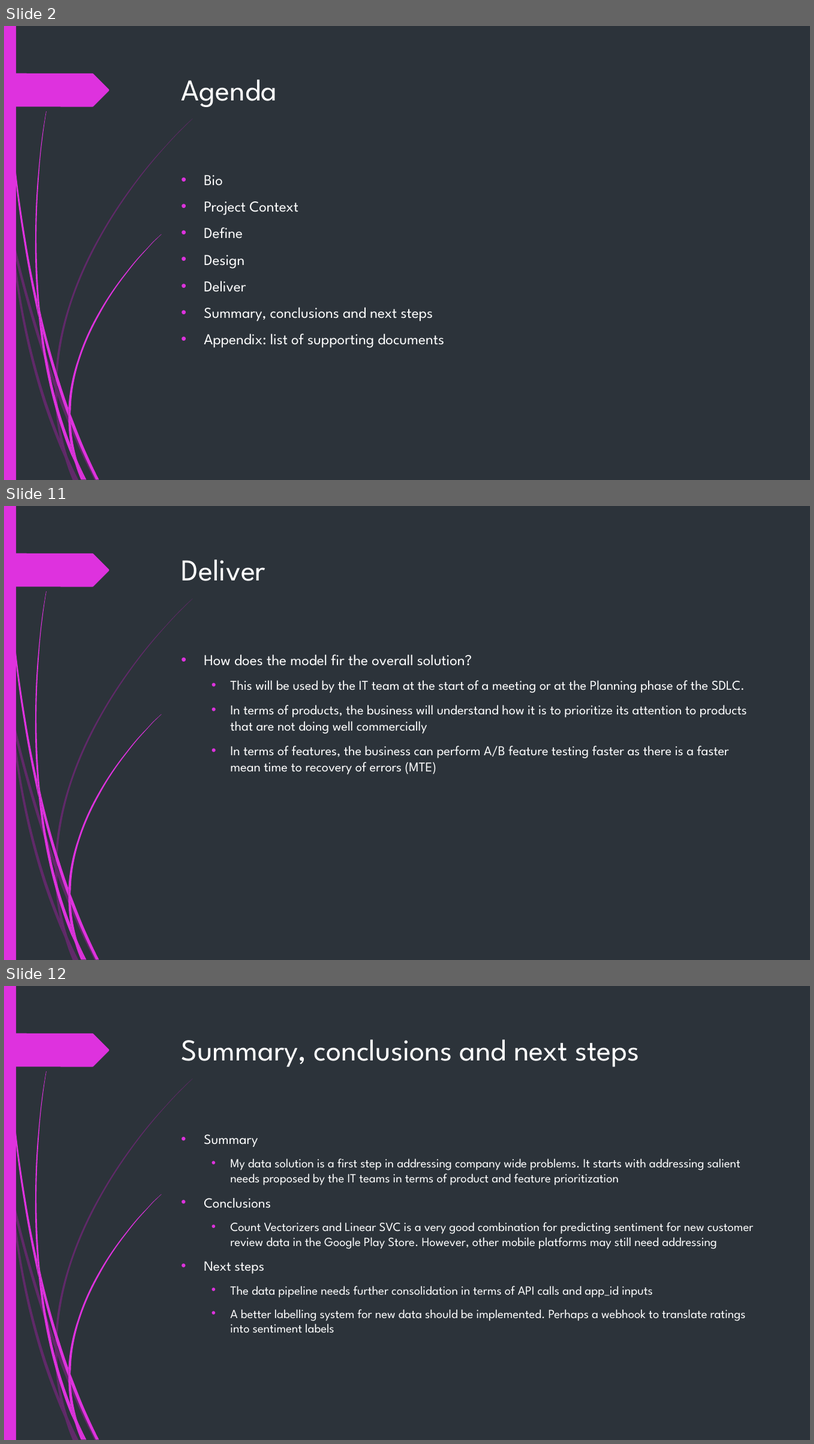
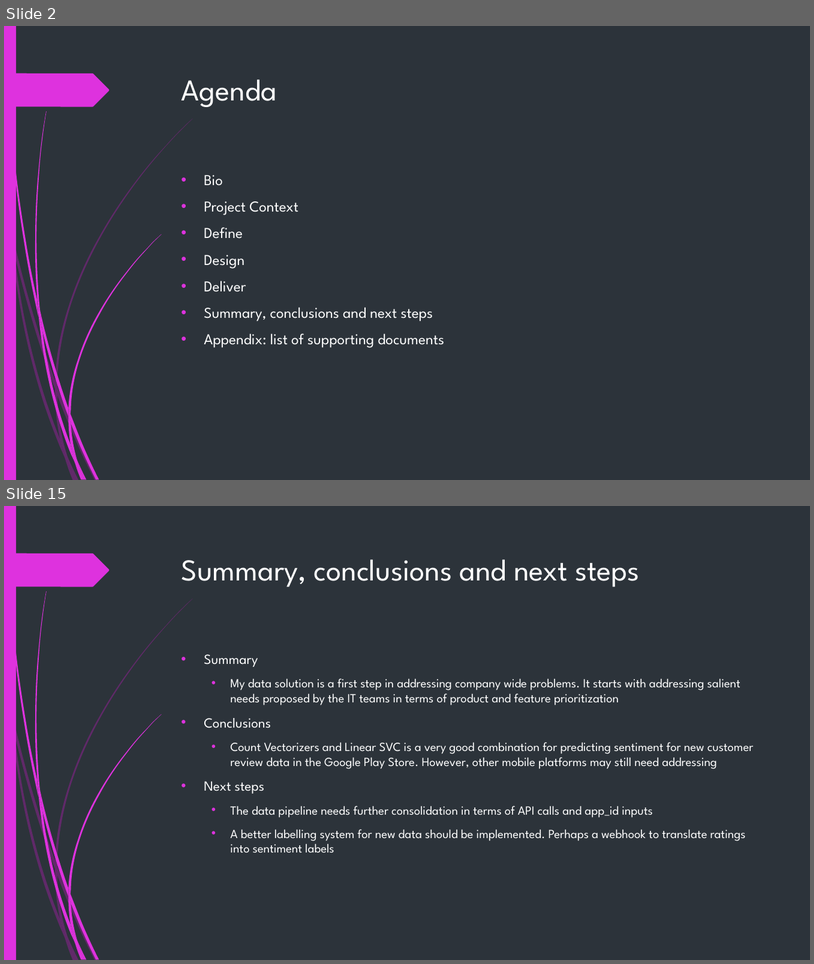
Before and after one commit to isaackarwailow/capstone-project, a slide deck: Capstone Project 2021.pptx. Shown one above the other, each under a label of ours: slides 2, 11 and 12 before the commit, slides 2 and 15 after it; the slides between them are not shown. The pictures are 814x1444 and 814x964 pixels, drawn with LibreOffice and Linux fonts; fonts in the diff are those of the drawing. Boxes give left, top, right and bottom in pixels: in the first picture for what was removed or moved away, otherwise in the second. Text is boxed around its words. In the diff, an @@ line names an element or a change of style, - is before the commit and + after.

```diff
--- a/Capstone Project 2021.pptx
+++ b/Capstone Project 2021.pptx
@@ slide 11 removed at [4, 506, 810, 960], background #2C333A; not listed: 24 template elements that a slide beside it also shows @@
@@ title removed at [182, 559, 266, 581] @@
-Deliver
@@ text removed at [204, 654, 747, 774] @@
-• How does the model fir the overall solution?
-  • This will be used by the IT team at the start of a meeting or at the Planning phase of the SDLC.
-  • In terms of products, the business will understand how it is to prioritize its attention to products that are not doing well commercially
-  • In terms of features, the business can perform A/B feature testing faster as there is a faster mean time to recovery of errors (MTE)
@@ what was slide 12 is now slide 15 @@
```
Also in this commit, not shown: 8 slides changed, 5 slides added, 1 other slide removed.
